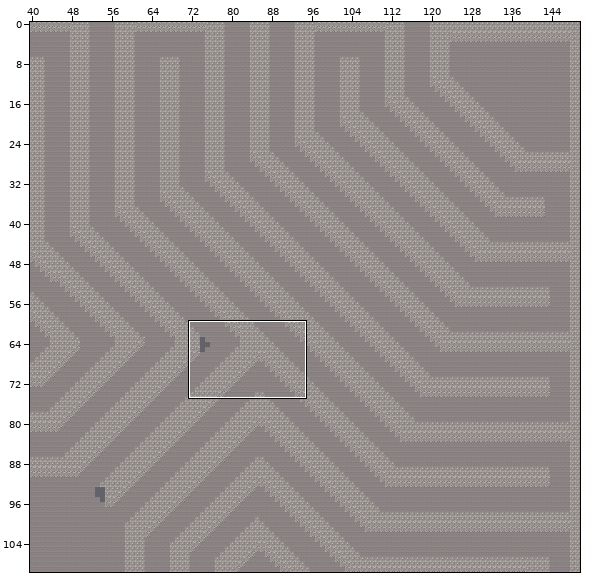
A Tiled map gets an edit: LD/scene_4.tmx. The first picture is a wide view before the edit; the outline marks the close-up.
Close-up. As it was:
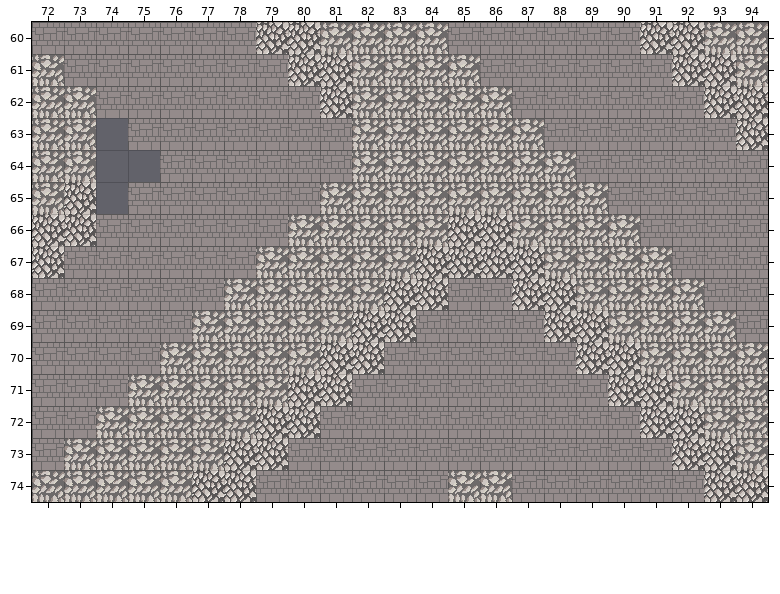
Cells are 32x32 px. Shown: x 72..94, y 60..74. The commit also changed other parts of the map, which this record leaves out. Not drawn, because the pictures are missing: unchanged layer "Image Layer 1".
The result:
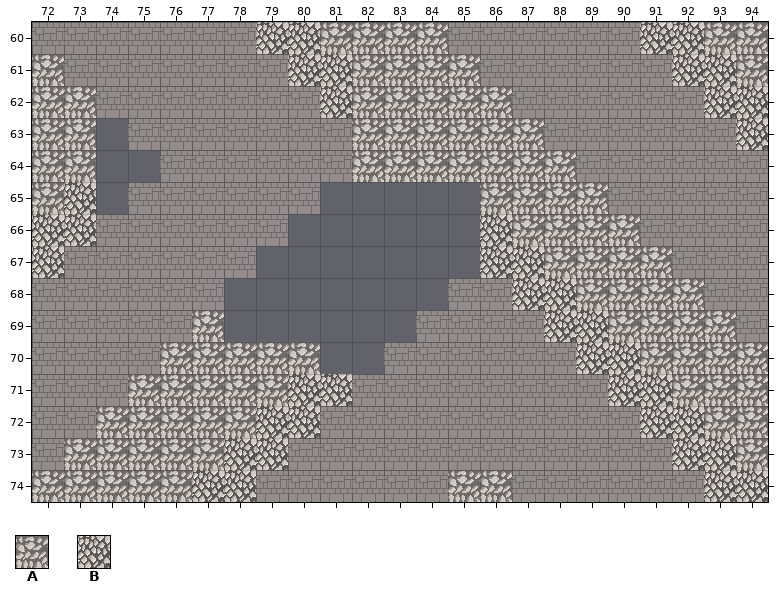
Key: from "tileset": A 300, B 350.
_ is an empty cell.
Change:
{"where": "layer \"mur1\""}
{"y":65,"x":81,"old":"AAAAA","new":"_____"}
{"y":66,"x":80,"old":"AAAAAB","new":"______"}
{"y":67,"x":79,"old":"AAAAABB","new":"_______"}
{"y":68,"x":78,"old":"AAAAABB","new":"_______"}
{"y":69,"x":78,"old":"AAAABB","new":"______"}
{"y":70,"x":81,"old":"BB","new":"__"}
